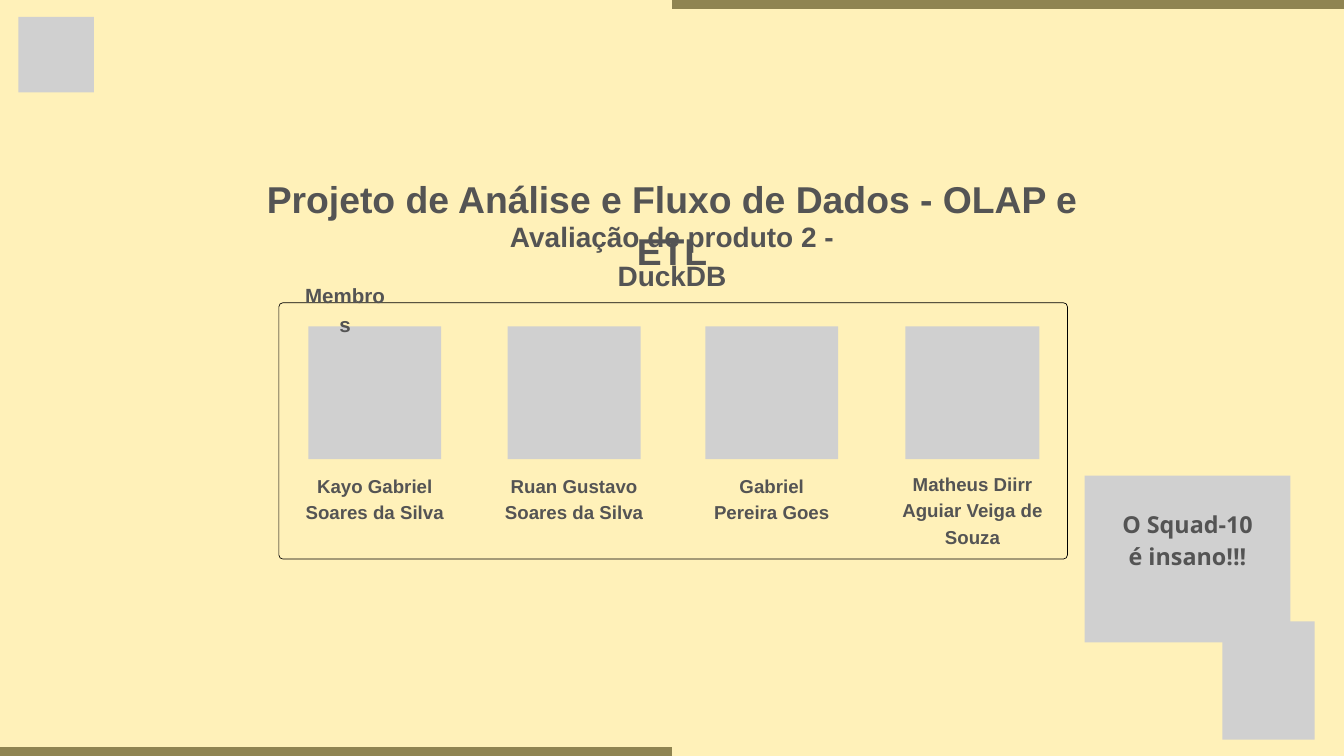
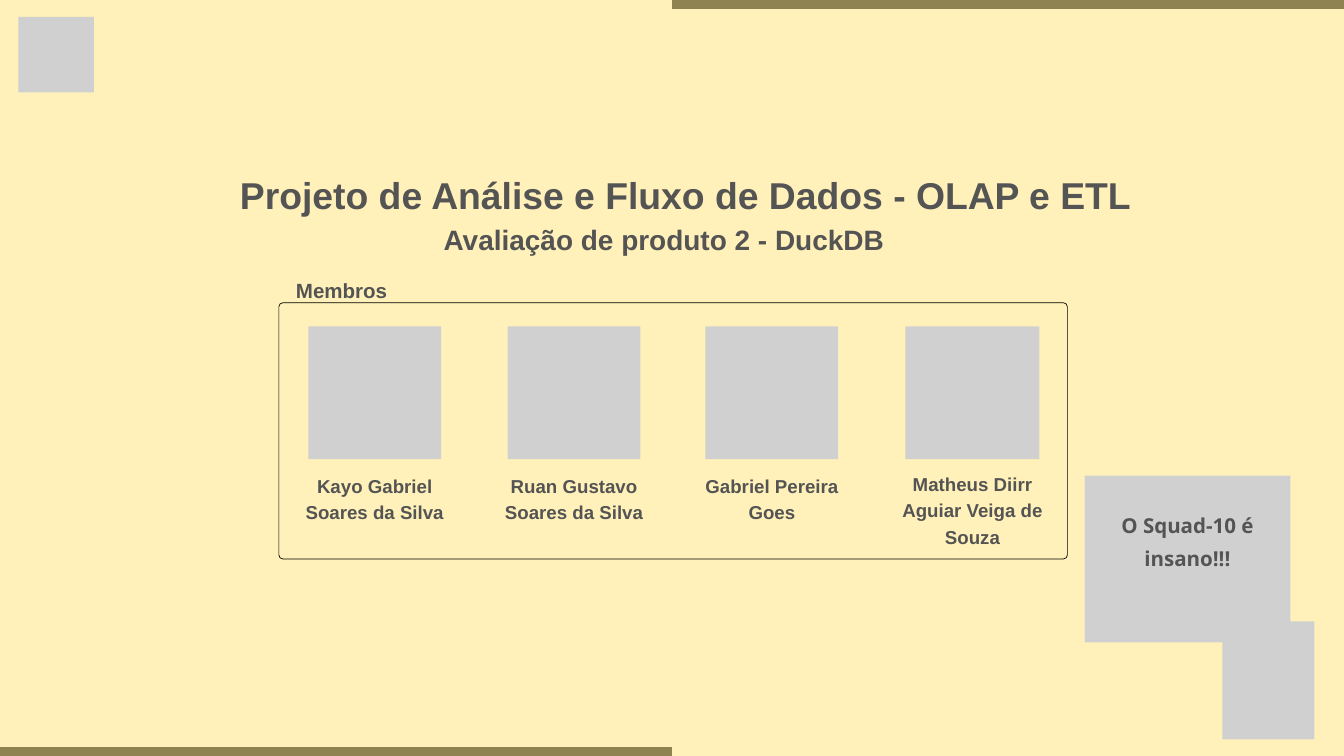
Before and after one commit to Kayo-Gabriel/DuckDB, a slide deck: slide 1 of DuckDB_054536.pptx. Drawn at 1344x756 pixels with LibreOffice and Linux fonts; fonts in the diff are those of the drawing; grey boxes stand for pictures. Boxes give left, top, right and bottom in pixels: in the first picture for what was removed or moved away, otherwise in the second. Text is boxed around its words. In the diff, an @@ line names an element or a change of style, - is before the commit and + after.

```diff
--- a/DuckDB_054536.pptx
+++ b/DuckDB_054536.pptx
@@ text "Projeto de Análise e Fluxo ..." rewrapped from (x1=267, y1=185, x2=1077, y2=220) to (x1=240, y1=181, x2=1130, y2=217) @@
@@ text "Avaliação de produto 2 - ..." rewrapped from (x1=510, y1=225, x2=817, y2=287) to (x1=444, y1=229, x2=884, y2=255) @@
@@ text "Membros" rewrapped from (x1=300, y1=279, x2=390, y2=308) to (x1=296, y1=283, x2=387, y2=303) @@
@@ text "Gabriel Pereira Goes" rewrapped from (x1=714, y1=479, x2=830, y2=519) to (x1=705, y1=479, x2=838, y2=519) @@
@@ text "O Squad-10 é insano!!!" at (x1=1121, y1=517, x2=1253, y2=566): size 25 to 22 pt @@
```
Also in this commit, not shown: 6 other slides changed.
